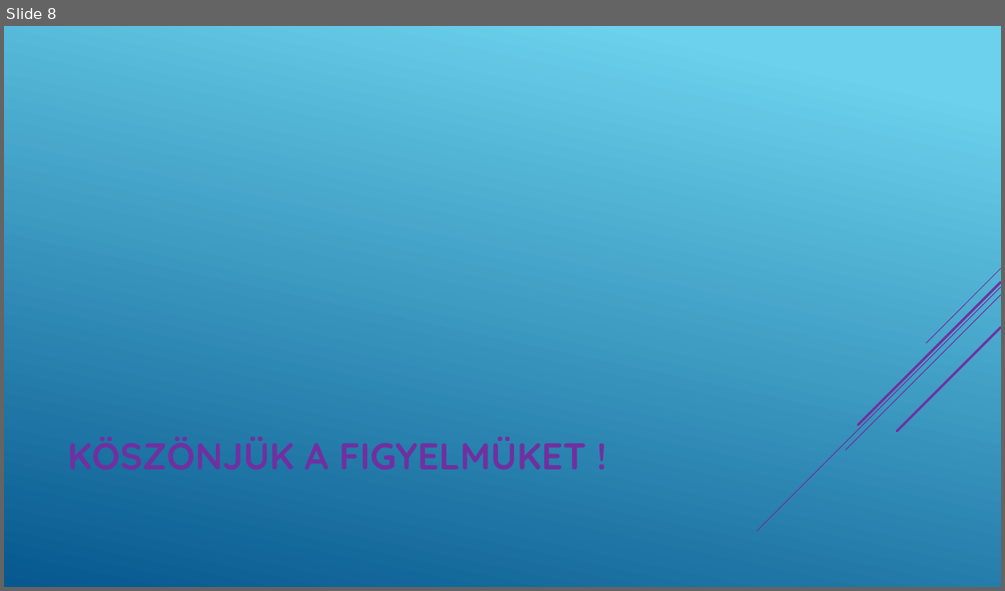
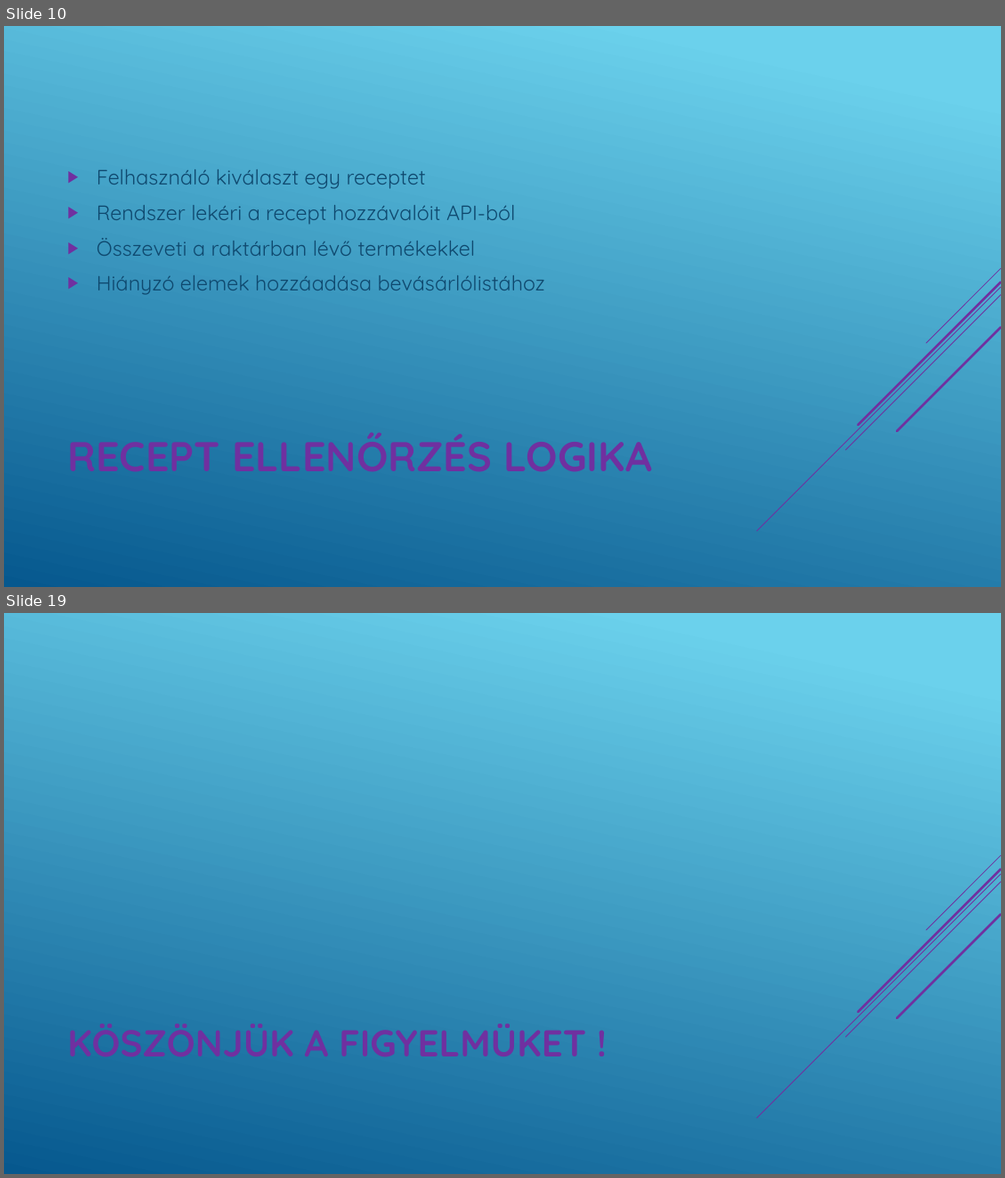
Before and after one commit to SutusRobert/13.S2_6_vizsgaelemek, a slide deck: PPT/Magic Fridge.pptx. Shown one above the other, each under a label of ours: slide 8 before the commit, slides 10 and 19 after it; the slides between them are not shown. The pictures are 1005x591 and 1005x1178 pixels, drawn with LibreOffice and Linux fonts; fonts in the diff are those of the drawing. Boxes give left, top, right and bottom in pixels: in the first picture for what was removed or moved away, otherwise in the second. Text is boxed around its words. In the diff, an @@ line names an element or a change of style, - is before the commit and + after.

```diff
--- a/PPT/Magic Fridge.pptx
+++ b/PPT/Magic Fridge.pptx
@@ slide 10 added at bbox=[4, 26, 1001, 587], background gradient #6ED2EB to #06588E; not listed: 5 template elements that a slide beside it also shows @@
@@ text added at bbox=[97, 169, 545, 295], 20 pt, text #0F496F @@
+▶ Felhasználó kiválaszt egy receptet
+▶ Rendszer lekéri a recept hozzávalóit API-ból
+▶ Összeveti a raktárban lévő termékekkel
+▶ Hiányzó elemek hozzáadása bevásárlólistához
@@ title added at bbox=[503, 442, 652, 471], 40 pt, text #7030A0, bold @@
+RECEPT ELLENŐRZÉS LOGIKA
@@ what was slide 8 is now slide 19 @@
```
Also in this commit, not shown: 6 slides changed, 11 other slides added, 1 slide removed.
